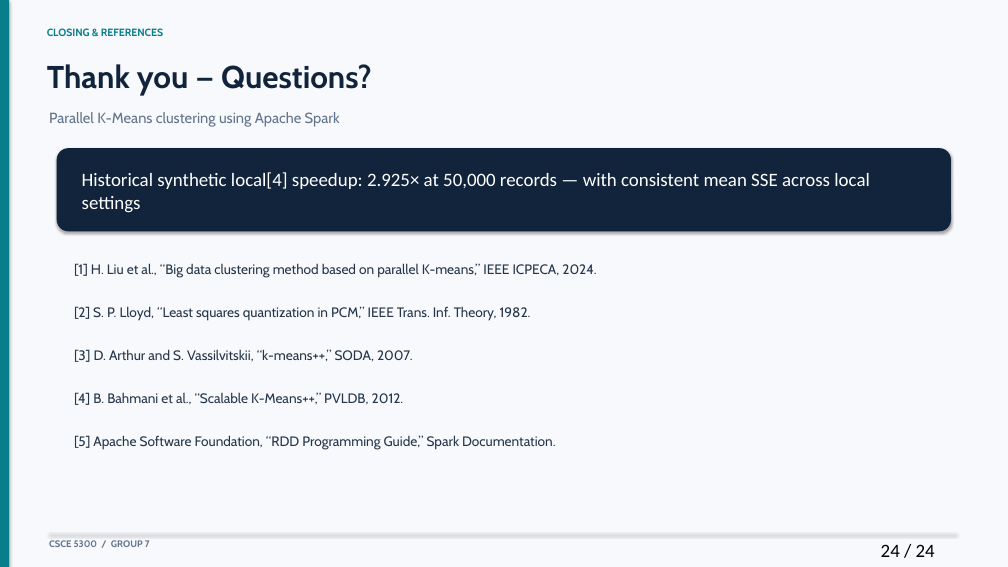
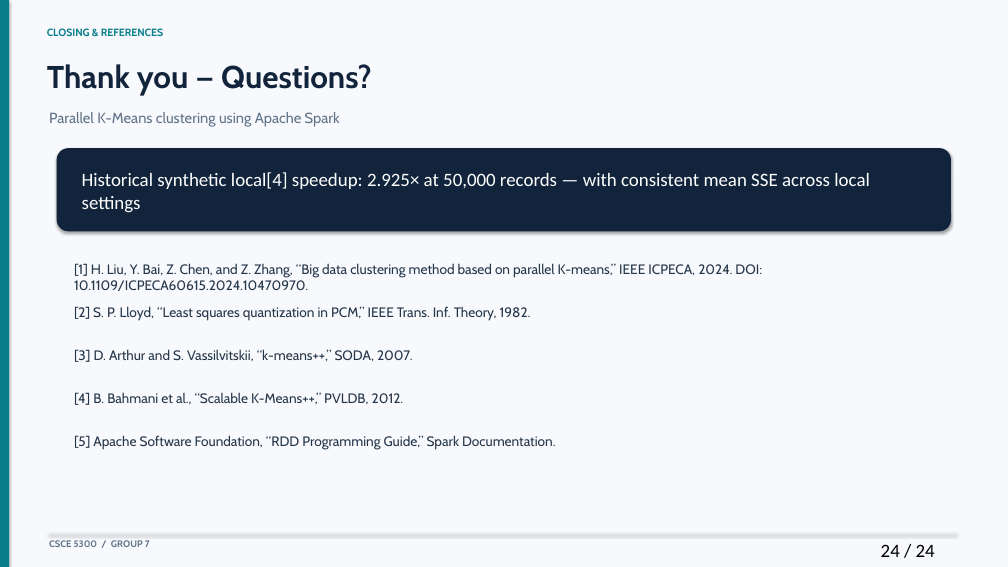
Before and after one commit to Opaksbolu/CSCE5300-Big-Data-Project, a slide deck: slide 24 of docs/final_submission/Group7_Parallel_KMeans_Final_Presentation.pptx. Drawn at 1008x567 pixels with LibreOffice and Linux fonts; fonts in the diff are those of the drawing. Boxes give left, top, right and bottom in pixels: in the first picture for what was removed or moved away, otherwise in the second. Text is boxed around its words. In the diff, an @@ line names an element or a change of style, - is before the commit and + after.

Commit message:
Finalize corrected Group 7 report and presentation documents

```diff
--- a/docs/final_submission/Group7_Parallel_KMeans_Final_Presentation.pptx
+++ b/docs/final_submission/Group7_Parallel_KMeans_Final_Presentation.pptx
@@ text at (74,263,762,291): text changed @@
-[1] H. Liu et al., “Big data clustering method based on parallel K-means,” IEEE ICPECA, 2024.
+[1] H. Liu, Y. Bai, Z. Chen, and Z. Zhang, “Big data clustering method based on parallel K-means,” IEEE ICPECA, 2024. DOI: 10.1109/ICPECA60615.2024.10470970.
```
Also in this commit, not shown: 3 other files.
